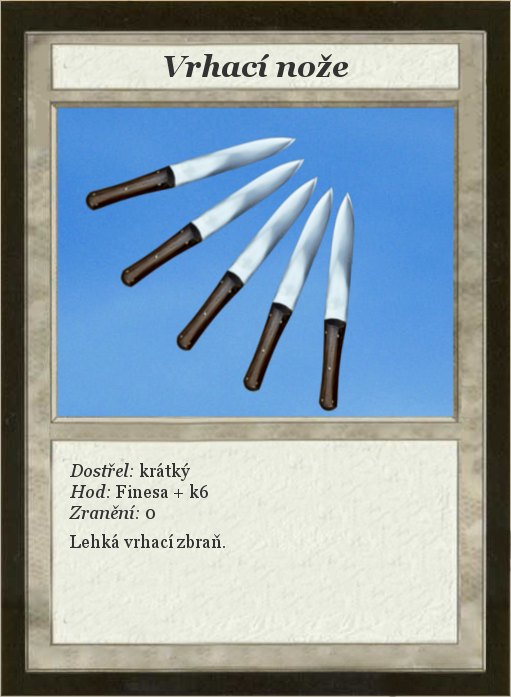
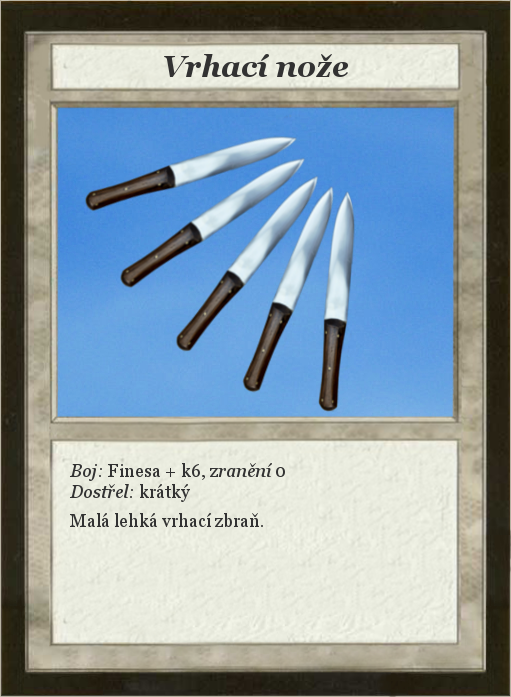
Two versions of the same layered image (511 × 697). Layer-by-layer changes:
renamed "Dostřel: krátký ..." to "Boj: Finesa + k6, zranění 0 ...", painted on it over left=69, top=463, right=285, bottom=548
